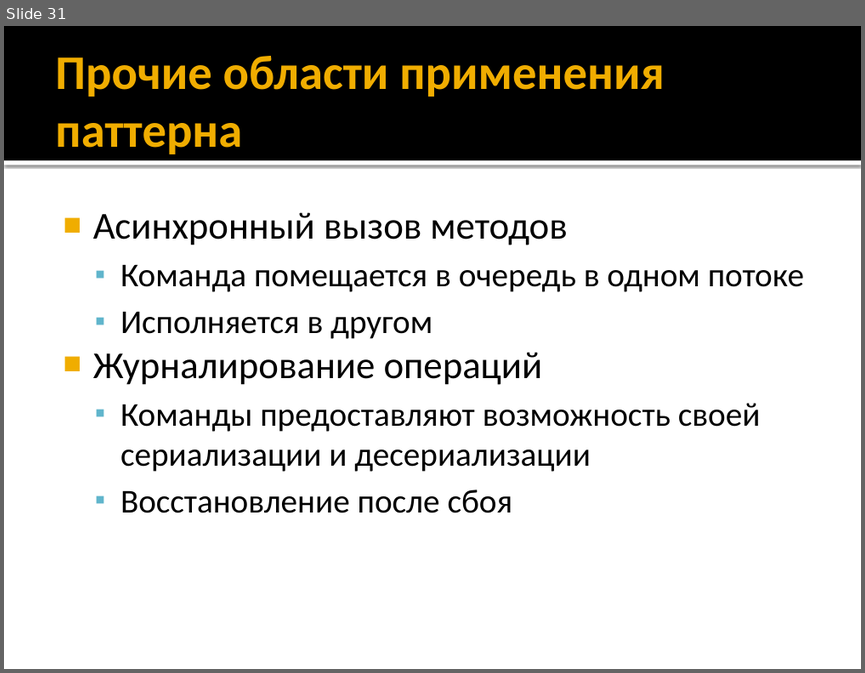
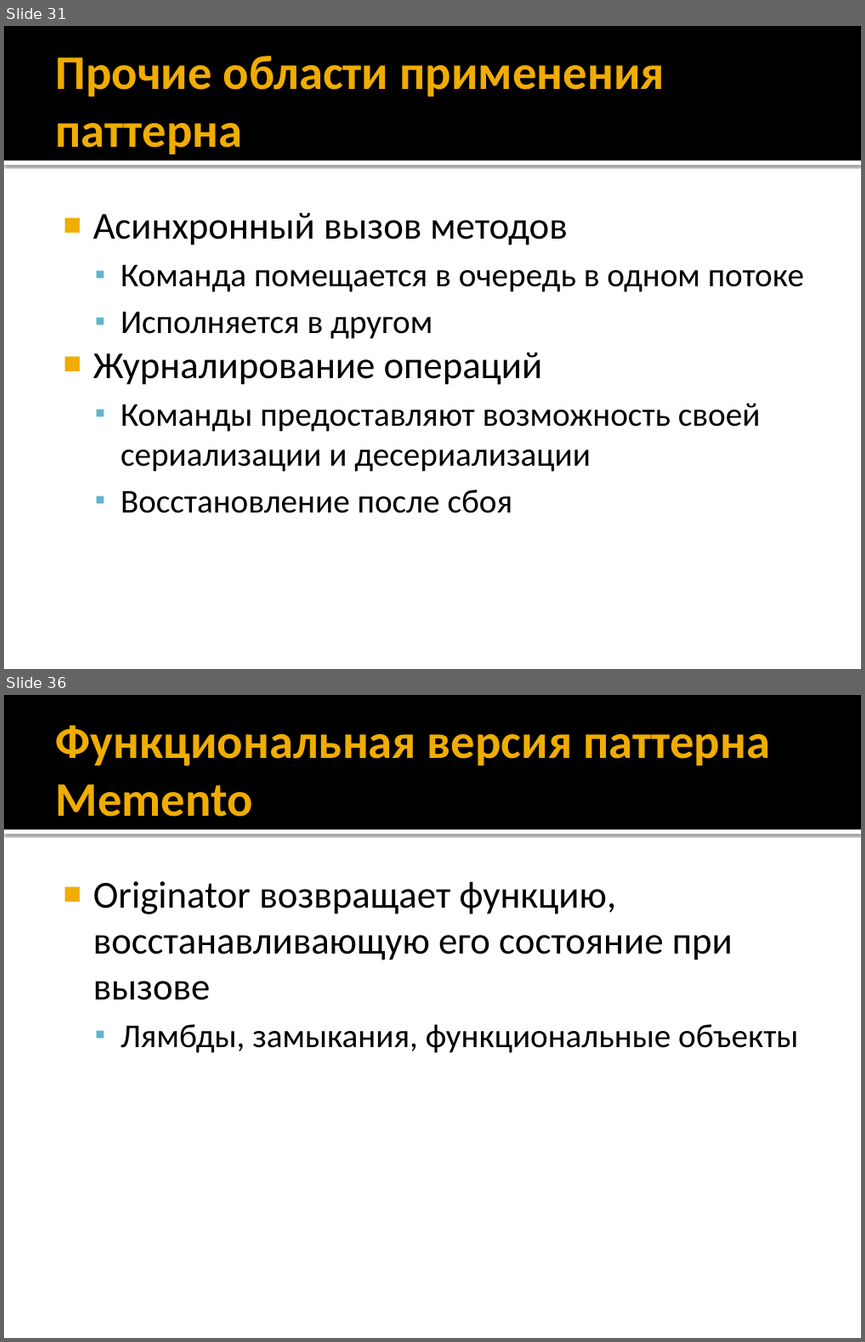
Before and after one commit to alexey-malov/ood, a slide deck: lectures/06.command/command.pptx. Shown one above the other, each under a label of ours: slide 31 before the commit, slides 31 and 36 after it; the slides between them are not shown. The pictures are 865x673 and 865x1342 pixels, drawn with LibreOffice and Linux fonts; fonts in the diff are those of the drawing. Boxes give left, top, right and bottom in pixels: in the first picture for what was removed or moved away, otherwise in the second. Text is boxed around its words. In the diff, an @@ line names an element or a change of style, - is before the commit and + after.

Commit message:
Добавлен паттерн Memento

```diff
--- a/lectures/06.command/command.pptx
+++ b/lectures/06.command/command.pptx
@@ slide 36 added at (4, 695, 861, 1338), background #FFFFFF; not listed: 2 template elements that a slide beside it also shows @@
@@ title added at (55, 725, 770, 817), 40.5 pt, text #F0AD00, bold @@
+Функциональная версия паттерна Memento
@@ text added at (93, 881, 798, 1053), 32 pt, text #000000 @@
+■ Originator возвращает функцию, восстанавливающую его состояние при вызове
+  ▪ Лямбды, замыкания, функциональные объекты
```
Also in this commit, not shown: 1 slide changed, 4 other slides added, 1 other file.
